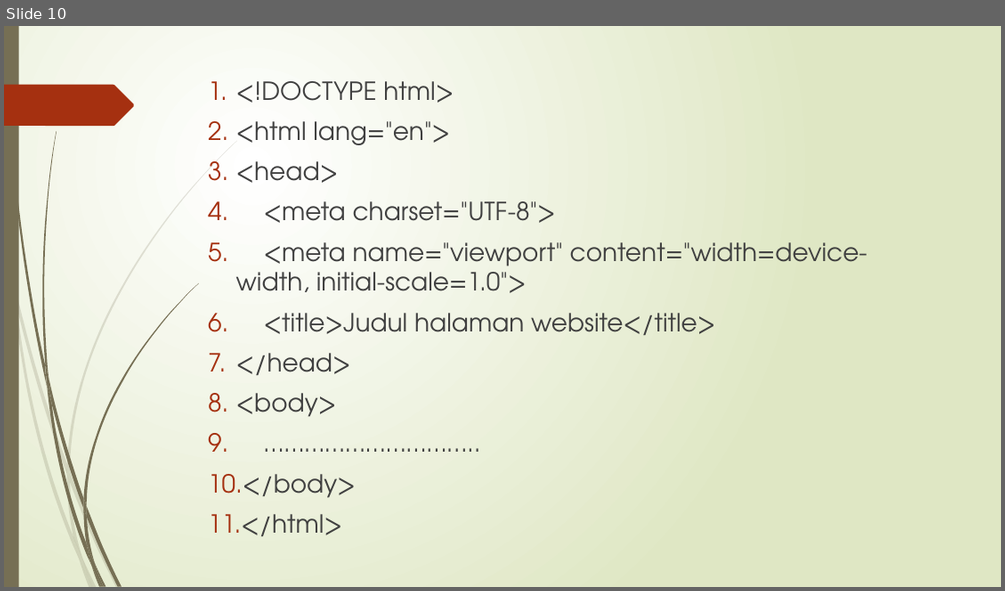
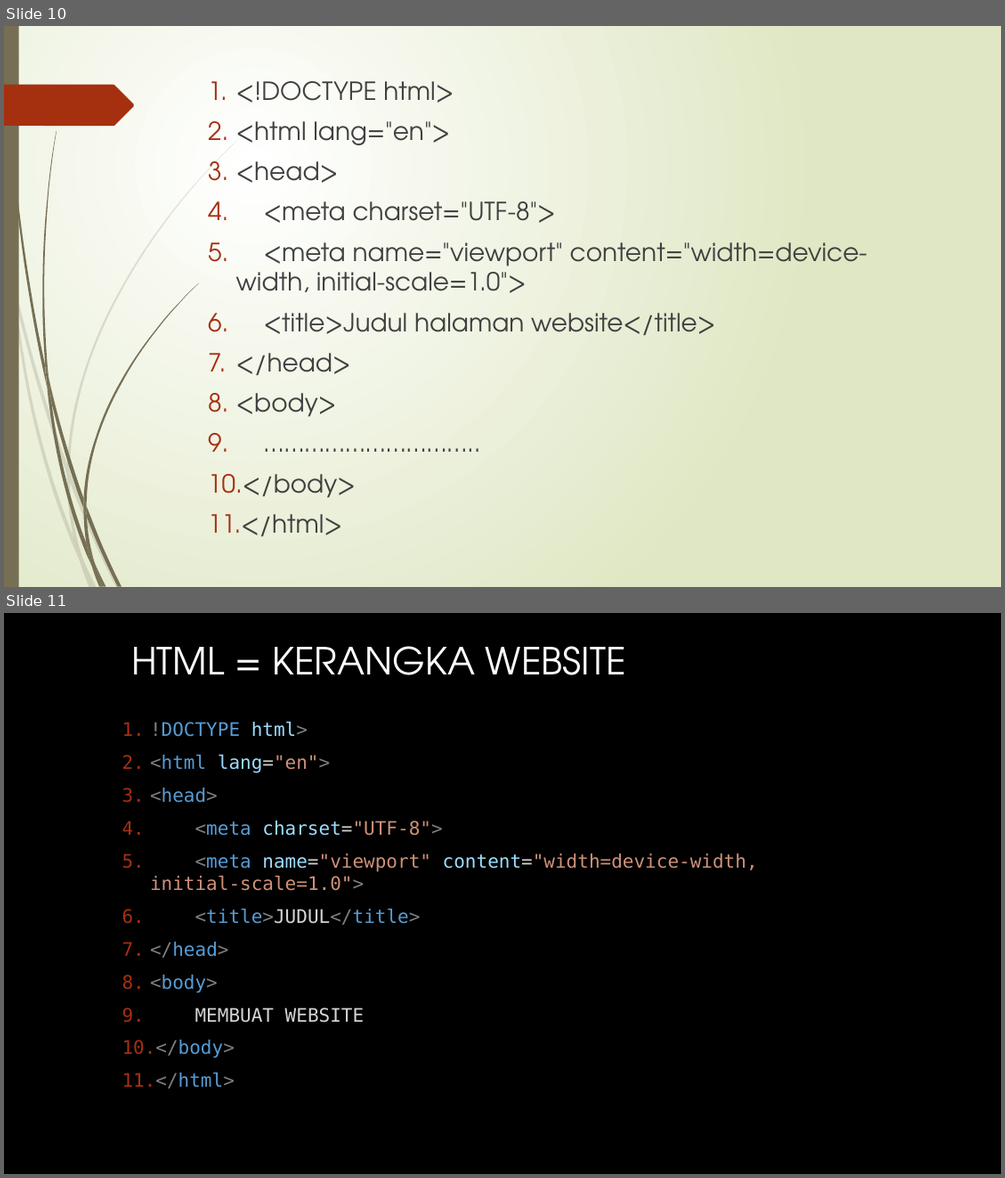
Before and after one commit to arul-ab/webdasar_komdas, a slide deck: materi web dasar kelas komdas/Komputer Dasar - part3.pptx. Shown one above the other, each under a label of ours: slide 10 before the commit, slides 10 and 11 after it. The pictures are 1005x591 and 1005x1178 pixels, drawn with LibreOffice and Linux fonts; fonts in the diff are those of the drawing. Boxes give left, top, right and bottom in pixels: in the first picture for what was removed or moved away, otherwise in the second. Text is boxed around its words. In the diff, an @@ line names an element or a change of style, - is before the commit and + after.

```diff
--- a/materi web dasar kelas komdas/Komputer Dasar - part3.pptx
+++ b/materi web dasar kelas komdas/Komputer Dasar - part3.pptx
@@ slide 11 added at [4,613,1001,1174], background #000000 @@
@@ title added at [131,646,626,675], 36 pt, text #FFFFFF @@
+HTML = KERANGKA WEBSITE
@@ text added at [122,722,758,1088], 18 pt, text #CE9178 @@
+1. !DOCTYPE html>
+2. <html lang="en">
+3. <head>
+4. <meta charset="UTF-8">
+5. <meta name="viewport" content="width=device-width, initial-scale=1.0">
+6. <title>JUDUL</title>
+7. </head>
+8. <body>
+9. MEMBUAT WEBSITE
+10. </body>
+11. </html>
```
Also in this commit, not shown: 1 slide removed, 4 other files.
